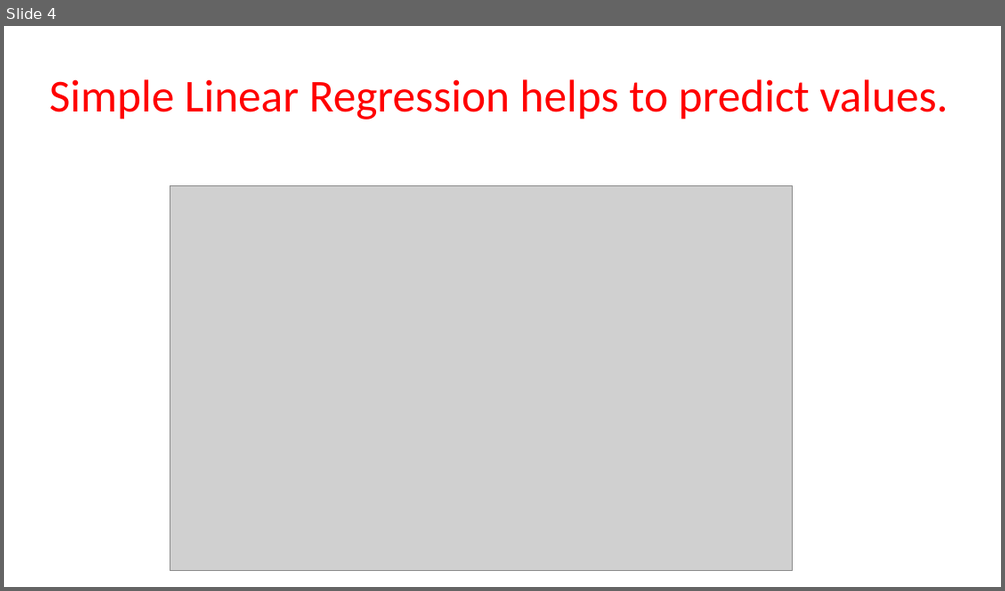
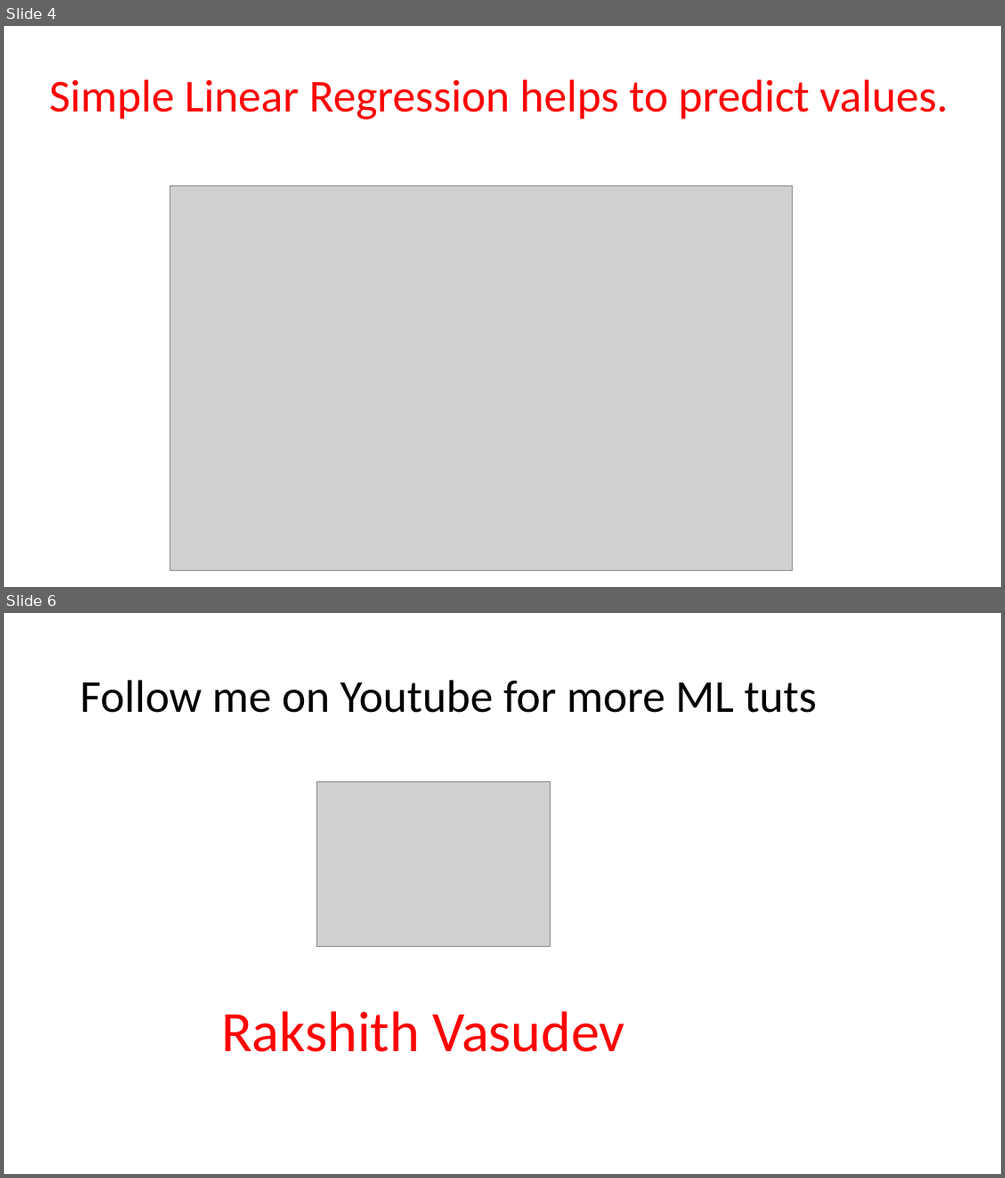
Before and after one commit to rakshithvasudev/Machine-Learning, a slide deck: Car Weight Prediction/Predicting Car Weight from Machine Learning.pptx. Shown one above the other, each under a label of ours: slide 4 before the commit, slides 4 and 6 after it; the slides between them are not shown. The pictures are 1005x591 and 1005x1178 pixels, drawn with LibreOffice and Linux fonts; fonts in the diff are those of the drawing; grey boxes stand for pictures. Boxes give left, top, right and bottom in pixels: in the first picture for what was removed or moved away, otherwise in the second. Text is boxed around its words. In the diff, an @@ line names an element or a change of style, - is before the commit and + after.

```diff
--- a/Car Weight Prediction/Predicting Car Weight from Machine Learning.pptx
+++ b/Car Weight Prediction/Predicting Car Weight from Machine Learning.pptx
@@ slide 6 added at bbox=[4, 613, 1001, 1174], background #FFFFFF @@
@@ title added at bbox=[80, 680, 817, 713], 44 pt, text #000000 @@
+Follow me on Youtube for more ML tuts
@@ picture added at bbox=[316, 782, 550, 947] @@
@@ text added at bbox=[221, 1011, 624, 1052], 55 pt, text #FF0000 @@
+Rakshith Vasudev
```
Also in this commit, not shown: 3 other files.
